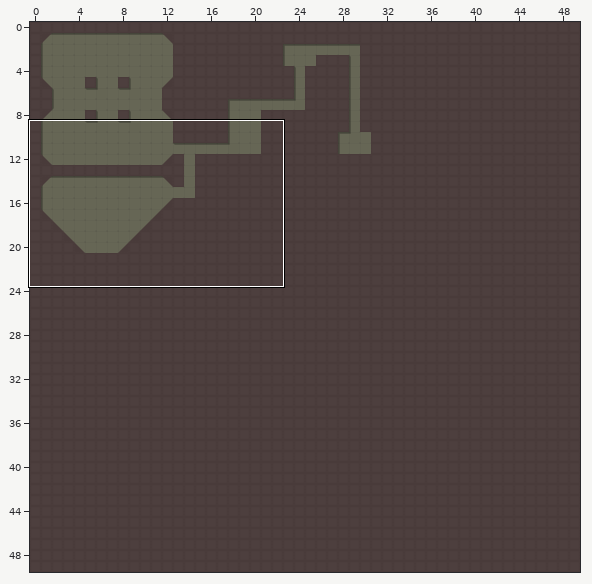
A Tiled map gets an edit: PvT/Assets/config/maps/level3.tmx. Above: a wide view before the commit, with the close-up outlined.
Close-up. Before:
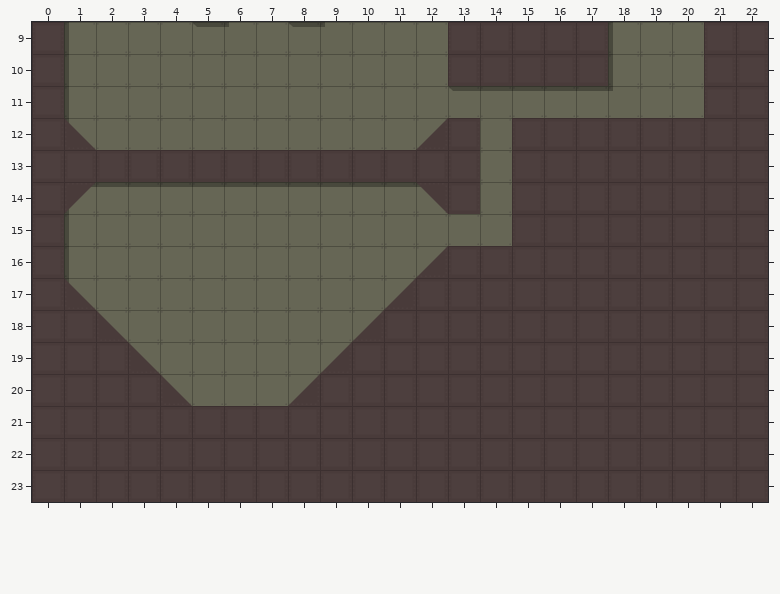
Cells are 128x128 px. Shown: x 0..22, y 9..23.
After the commit:
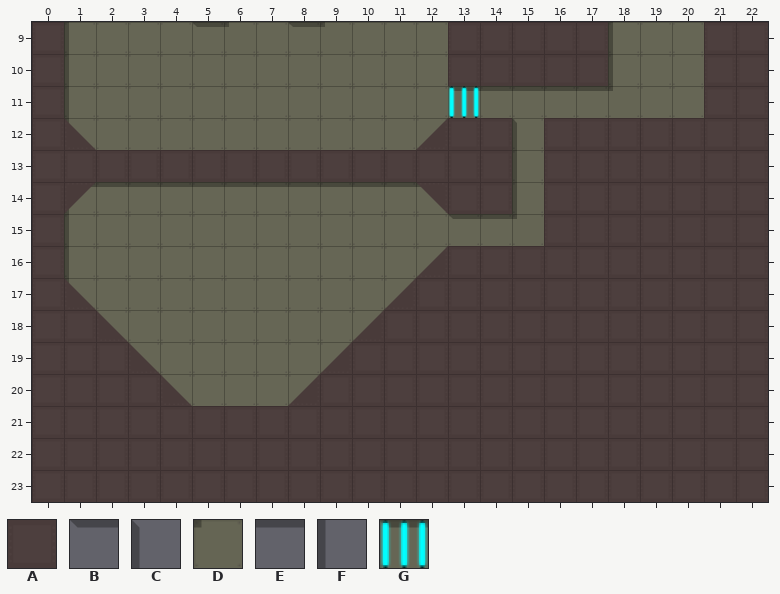
Key: from "MetalTiles": A 2, B 5, C 5 flipped on the diagonal, D 6, E 7, F 7 turned 270, G 9.
_ is an empty cell.
See-through tiles are keyed as they look on the map.
The edit:
Layer "WallShadow":
y 12: x 15 _ -> C
y 13..14: x 15 _ -> F
y 15: x 13..15 ___ -> BED
Layer "Walls":
y 11: x 13 _ -> G
y 12..14: x 14..15 _A -> A_
y 15: x 15 A -> _
Where, in picture pixels (left, top, right, bottom), the same in both close-ups:
changed: (448, 86, 544, 246)
